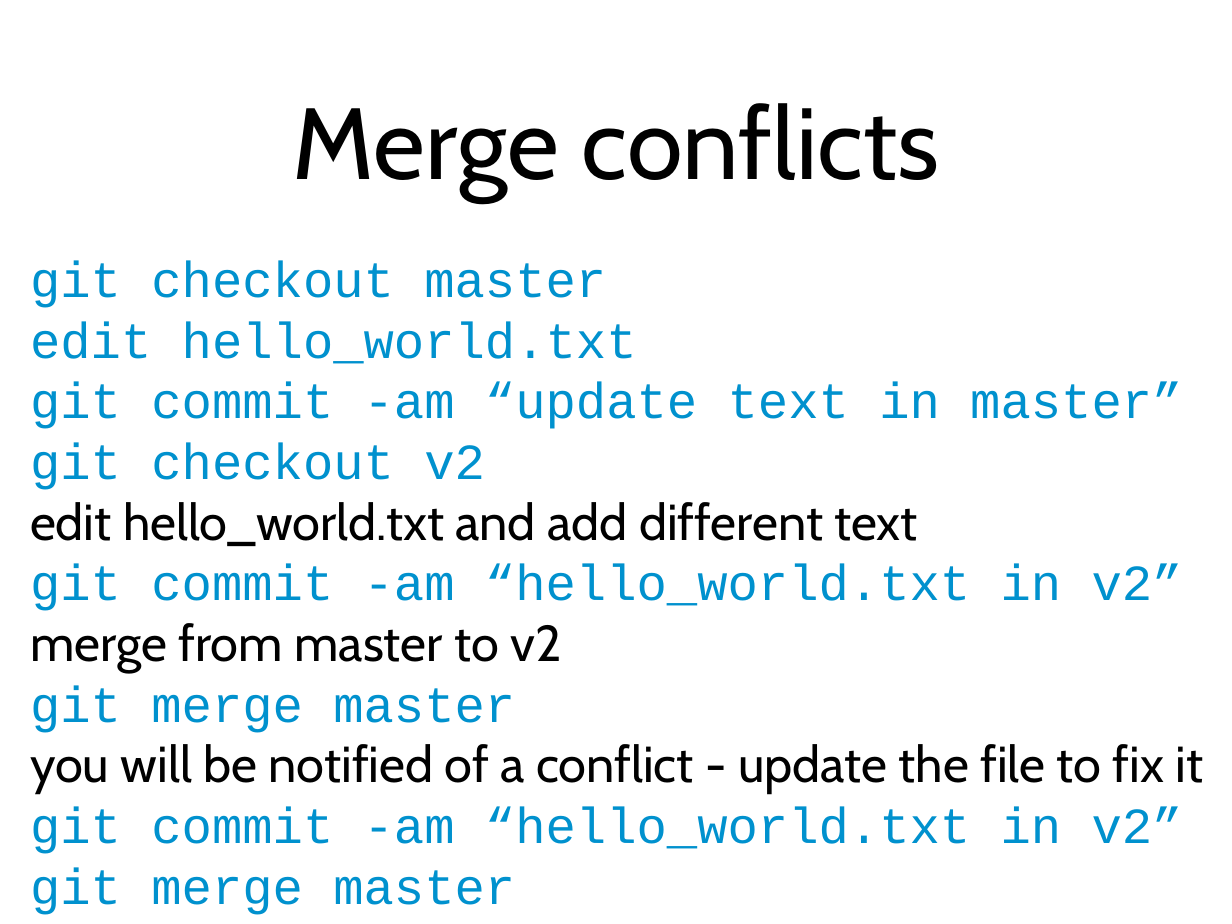
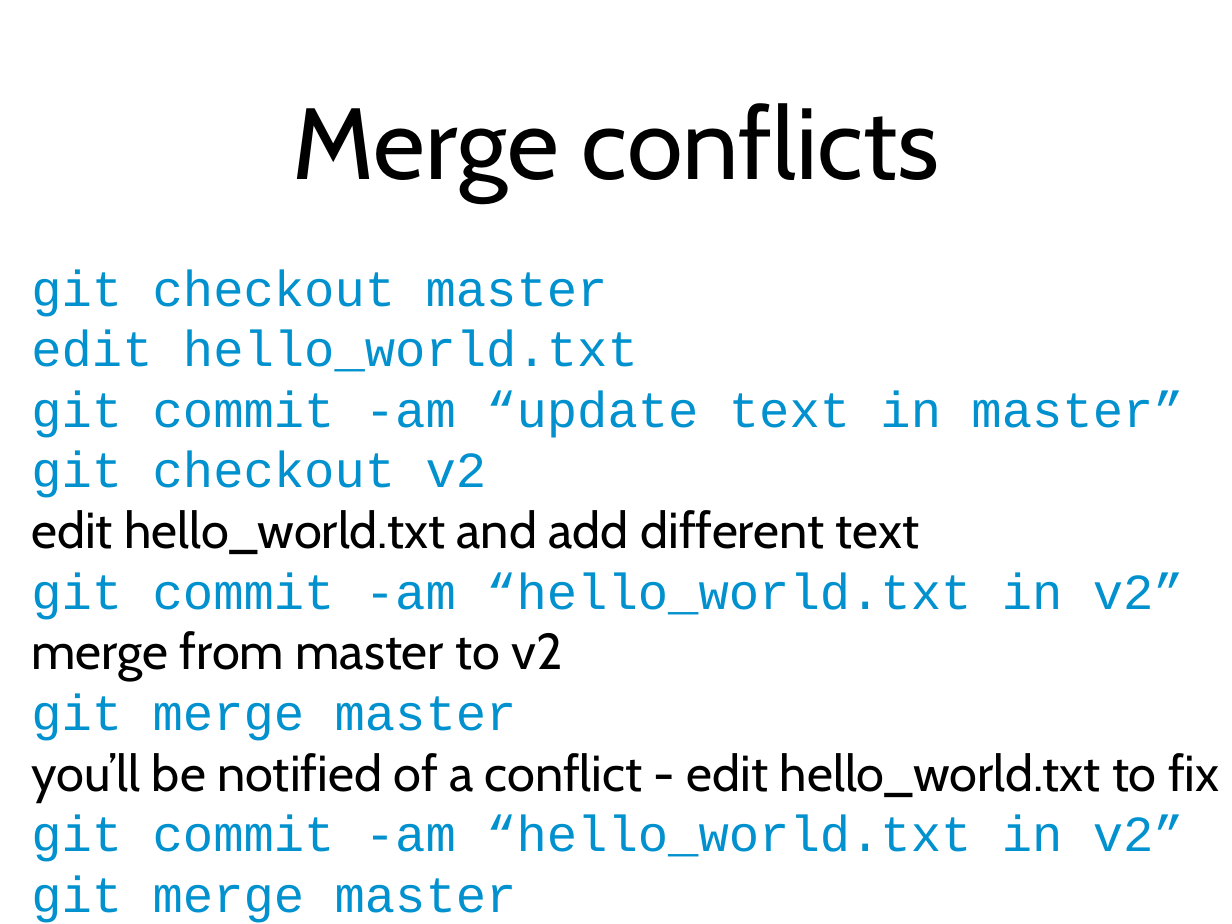
Before and after one commit to kmoir/Git-tutorial, a slide deck: slide 40 of GitParty.ppt. Drawn at 1232x924 pixels with LibreOffice and Linux fonts; fonts in the diff are those of the drawing. Boxes give left, top, right and bottom in pixels: in the first picture for what was removed or moved away, otherwise in the second. Text is boxed around its words. In the diff, an @@ line names an element or a change of style, - is before the commit and + after.

```diff
--- a/GitParty.ppt
+++ b/GitParty.ppt
@@ text "git checkout master": place and size @@
-text "git checkout master" at box(30, 261, 1203, 915)
+text "git checkout master" at box(31, 269, 1219, 923)
@@ text at box(31, 753, 1219, 801): text changed @@
-you will be notified of a conflict - update the file to fix it
+you’ll be notified of a conflict - edit hello_world.txt to fix
```
Also in this commit, not shown: 7 other slides changed, 4 other files.
